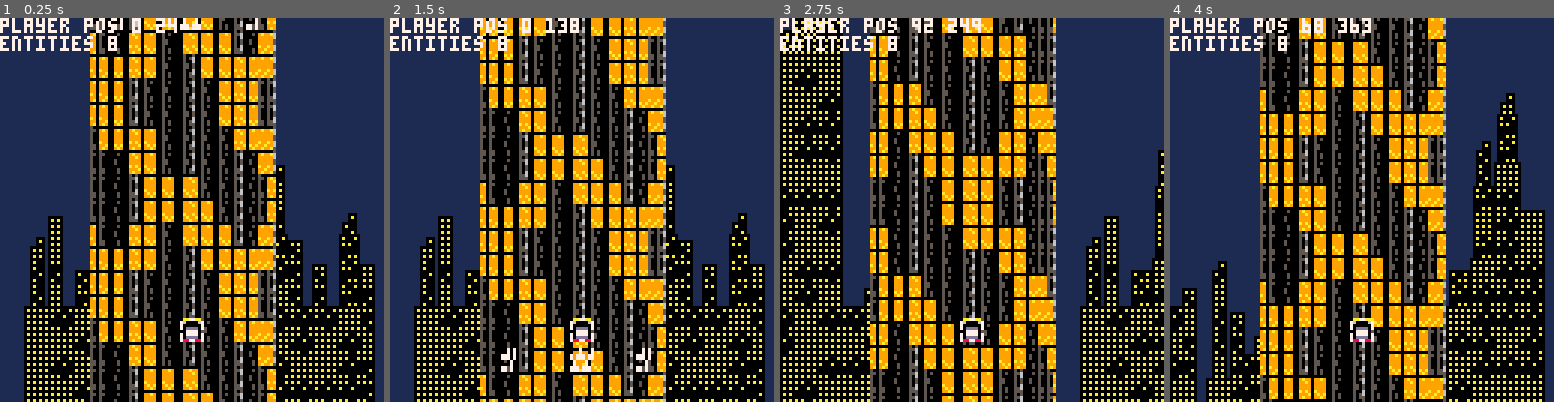
Above: before the commit, frames 1-4 (left to right).
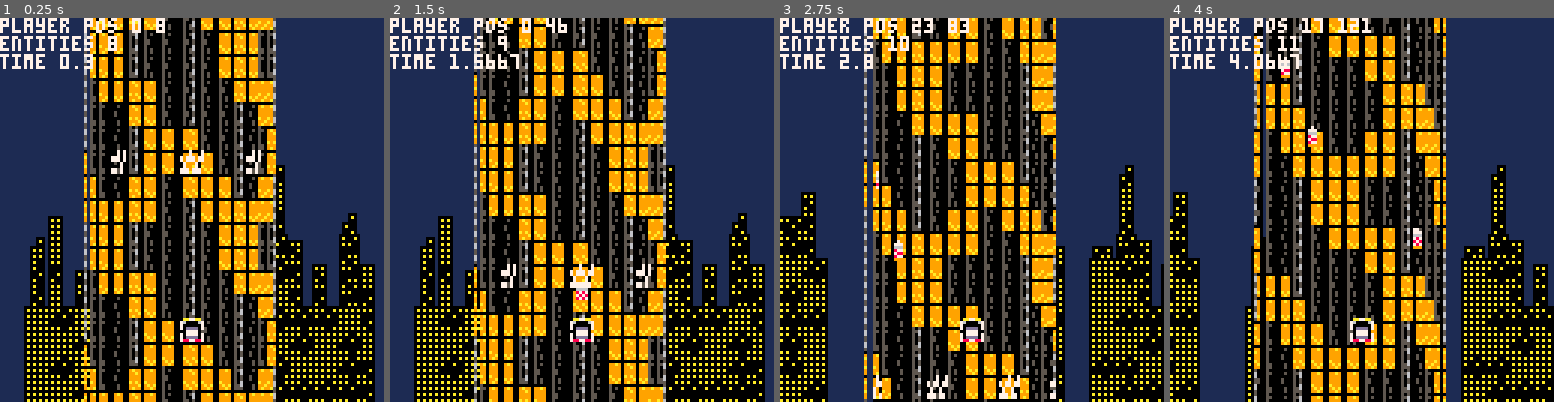
Above: after the commit, the same moments.

Repository: totobono4/microtower
Game: PICO-8 cartridge microtower.p8
Same seed, same stepped clock (60 frames per second), same inputs: the game is played once before the commit and once after it.
Inputs:
- Up to frame 1 (0.25 s): no input
- Up to frame 2 (1.5 s): tap X (X key) at 0.33, 1.07 s
- Up to frame 3 (2.75 s): hold Right 1.6-2.1 s; tap X (X key) at 1.85 s; hold Right from 2.47 s (still down)
- Up to frame 4 (4 s): tap X (X key) at 2.97 s; release Right at 3.03 s; hold Left 3.08-3.58 s

The runs differ from the first frame. In frame 1, 20% of the frame differs, in the area x 0-72%, y 0-100%; in frame 2, 28%; in frame 3, 52%, in the area x 0-100%, y 0-100%; in frame 4, 49%.

Commit message:
fix coordinates + rockets

Diff:
--- a/microtower.p8
+++ b/microtower.p8
@@ -10,7 +10,10 @@
 end
 
 function _update()
-	move()
+	game_time = time()
+
+	update_inputs()
+	update_entities()
 end
 
 function _draw()
@@ -24,6 +27,17 @@
  debug()
 end
 
+function debug()
+	print("player pos "..tower.p.x.." "..tower.p.y, 7)
+	print("entities "..#tower.e)
+	print("time "..game_time)
+
+	//for e in all(tower.e) do
+	//	if e.id == e_ids.spikes then
+	//		print("spikes x"..e.x.." y"..e.y)
+	//	end
+	//end
+end
 -->8
 -- consts
 
@@ -52,7 +66,9 @@
 }
 
 e_ids={
-	spikes=1
+	spikes=1,
+
+	rocket=2,
 }
 
 e_dat={
@@ -62,7 +78,21 @@
 			y=4*8,
 			w=8,
 			h=8,
-		}
+		},
+		attached=true,
+		pattern=function(self)end,
+	},
+	[e_ids.rocket]={
+		s={
+			x=1*8,
+			y=1*8,
+			w=8,
+			h=8,
+		},
+		attached=false,
+		pattern=function(self)
+			self.y+=1
+		end,
 	},
 }
 
@@ -113,23 +143,26 @@
 		m=maps.void,
 		b=buildings.default,
 		e={
-			{id=1,x=0,y=16},
-			{id=1,x=4,y=16},
-			{id=1,x=8,y=16},
-			{id=1,x=12,y=16},
-			{id=1,x=16,y=16},
-			{id=1,x=20,y=16},
-			{id=1,x=24,y=16},
-			{id=1,x=28,y=16},
+			{id=1,x=0,y=64},
+			{id=1,x=16,y=64},
+			{id=1,x=32,y=64},
+			{id=1,x=48,y=64},
+			{id=1,x=64,y=64},
+			{id=1,x=80,y=64},
+			{id=1,x=96,y=64},
+			{id=1,x=112,y=64},
 		},
 	}
 }
 
 tower={}
 speed={
-	x=4,
-	y=3,
-}
+	x=1,
+	y=1,
+}
+game_time=0
+rocket_cooldown=.5
+last_rocket=0
 -->8
 -- base functions
 
@@ -142,6 +175,9 @@
 			w=e_dat[e.id].s.w,
 			h=e_dat[e.id].s.h,
 		},
+		attached=e_dat[e.id].attached,
+		pattern=e_dat[e.id].pattern,
+
 		x=e.x,
 		y=e.y,
 	}
@@ -171,20 +207,21 @@
 -- game functions
 
 function move(mv)
-	local mv = {
-		x=0,
-	}
-
-	if btn(⬅️) then
-		mv.x-=1
-	end
-	if btn(➡️) then
-		mv.x+=1
-	end
-
 	tower.p.x+=mv.x*speed.x
 	tower.p.x%=256
 	tower.p.y+=1*speed.y
+end
+
+function spawn_rocket()
+	local p=tower.p
+	if game_time-last_rocket>=rocket_cooldown then
+		last_rocket=game_time
+		add(tower.e,new_entity({
+			id=e_ids.rocket,
+			x=p.x,
+			y=p.y,
+		}))
+	end
 end
 -->8
 -- draw functions
@@ -207,17 +244,27 @@
 function draw_blocs()
 	local p=tower.p
 	for i=-3,14 do
-		for j=-6,7 do
-			local x=flr(p.x/8)+j
-			local y=flr(p.y/8)+i
-
-			local mody=(y+3)%#tower.b+1
-			local modx=x%(#tower.b[mody])+1
+		for j=-15,16 do
+			local ix=flr(p.x/8)+j
+			local iy=flr(p.y/8)+i
+
+			local mody=(iy+3)%#tower.b+1
+			local modx=ix%(#tower.b[mody])+1
 			local b=b_dat[tower.b[mody][modx]]
 
-			local xw=cos(j/32)*b.s.w
-			local xpos=-sin(j/32)*4*b.s.w
-			local ypos=p.y-y*b.s.h
+			local x=j*8-p.x%8
+			local y=i*8-p.y%8
+
+			local rotation=cos((-p.x+x)/256)
+			local position=-sin((-p.x+x)/256)*4
+
+			if rotation<0 then
+				goto skipdrawbloc
+			end
+
+			local xw=rotation*b.s.w
+			local xpos=position*b.s.w
+			local ypos=-y
 
 			local dx=p.o.x+xpos
 			local dy=p.o.y+ypos
@@ -226,6 +273,7 @@
 	 		b.s.x,b.s.y,b.s.w,b.s.h,
 	 		dx,dy,xw,b.s.h
 	 	)
+	 	::skipdrawbloc::
 		end
 	end
 end
@@ -233,8 +281,8 @@
 function draw_entities()
 	local p=tower.p
 	for e in all(tower.e) do
-		local rotation=cos((-p.x/8+e.x)/32)
-		local position=-sin((-p.x/8+e.x)/32)*4
+		local rotation=cos((-p.x+e.x)/128)
+		local position=-sin((-p.x+e.x)/128)*4
 
 		if rotation<0 then
 			goto skipdrawentity
@@ -245,7 +293,7 @@
 
 		local xw=rotation*e.s.w
 		local xpos=position*e.s.w
-		local ypos=p.y-e.y*e.s.h
+		local ypos=p.y-e.y
 
 		local dx=p.o.x+xpos
 		local dy=p.o.y+ypos
@@ -271,11 +319,35 @@
 	)
 end
 
-function debug()
-	print("player pos "..tower.p.x.." "..tower.p.y, 7)
-	print("entities "..#tower.e)
-end
-
+-->8
+-- updates
+
+function update_inputs()
+	local mv = {
+		x=0,
+	}
+
+	if btn(⬅️) then
+		mv.x-=1
+	end
+	if btn(➡️) then
+		mv.x+=1
+	end
+	if btn(❎) then
+		spawn_rocket()
+	end
+
+	move(mv)
+end
+
+function update_entities()
+	for e in all(tower.e) do
+		if not e.attached then
+			e.y+=1*speed.y
+		end
+		e.pattern(e)
+	end
+end
 __gfx__
 00000000faa77aaf0000000000000000000000000000000000000000000000000000000000000000000000000000000000000000000000000000000000000000
 00000000760000670000000000000000000000000000000000000000000000000000000000000000000000000000000000000000000000000000000000000000
@@ -285,14 +357,14 @@
 00700700707777070000000000000000000000000000000000000000000000000000000000000000000000000000000000000000000000000000000000000000
 0000000070dddd070000000000000000000000000000000000000000000000000000000000000000000000000000000000000000000000000000000000000000
 00000000788778870000000000000000000000000000000000000000000000000000000000000000000000000000000000000000000000000000000000000000
-11111111000000000000000000000000000000000000000000000000000000000000000000000000000000000000000000000000000000000000000000000000
-11111111000000000000000000000000000000000000000000000000000000000000000000000000000000000000000000000000000000000000000000000000
-11111111000000000000000000000000000000000000000000000000000000000000000000000000000000000000000000000000000000000000000000000000
-11111111000000000000000000000000000000000000000000000000000000000000000000000000000000000000000000000000000000000000000000000000
-11111111000000000000000000000000000000000000000000000000000000000000000000000000000000000000000000000000000000000000000000000000
-11111111000000000000000000000000000000000000000000000000000000000000000000000000000000000000000000000000000000000000000000000000
-11111111000000000000000000000000000000000000000000000000000000000000000000000000000000000000000000000000000000000000000000000000
-11111111000000000000000000000000000000000000000000000000000000000000000000000000000000000000000000000000000000000000000000000000
+11111111ffffffff0000000000000000000000000000000000000000000000000000000000000000000000000000000000000000000000000000000000000000
+11111111fff77fff0000000000000000000000000000000000000000000000000000000000000000000000000000000000000000000000000000000000000000
+11111111ff7777ff0000000000000000000000000000000000000000000000000000000000000000000000000000000000000000000000000000000000000000
+11111111ff6666ff0000000000000000000000000000000000000000000000000000000000000000000000000000000000000000000000000000000000000000
+11111111ff8787ff0000000000000000000000000000000000000000000000000000000000000000000000000000000000000000000000000000000000000000
+11111111ff7878ff0000000000000000000000000000000000000000000000000000000000000000000000000000000000000000000000000000000000000000
+11111111ff8787ff0000000000000000000000000000000000000000000000000000000000000000000000000000000000000000000000000000000000000000
+11111111ff9999ff0000000000000000000000000000000000000000000000000000000000000000000000000000000000000000000000000000000000000000
 11111111111111111111111111111111111111111111111111111111111111111111111100000000000000000000000000000000000000000000000000000000
 111111111111000111111111111100011111111111111111111111111111111111111111000000000000000000000000000000000000000000000000099a9900
 1111111111110a011111111111110a0100000000000000000000011100000111011111110000000000000000000000000000000000000000000000000999a900
